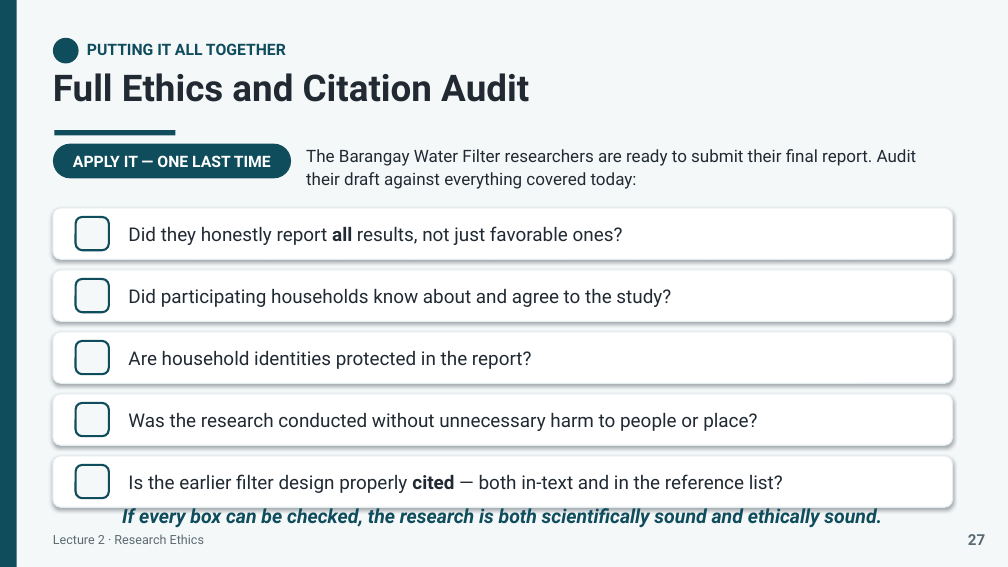
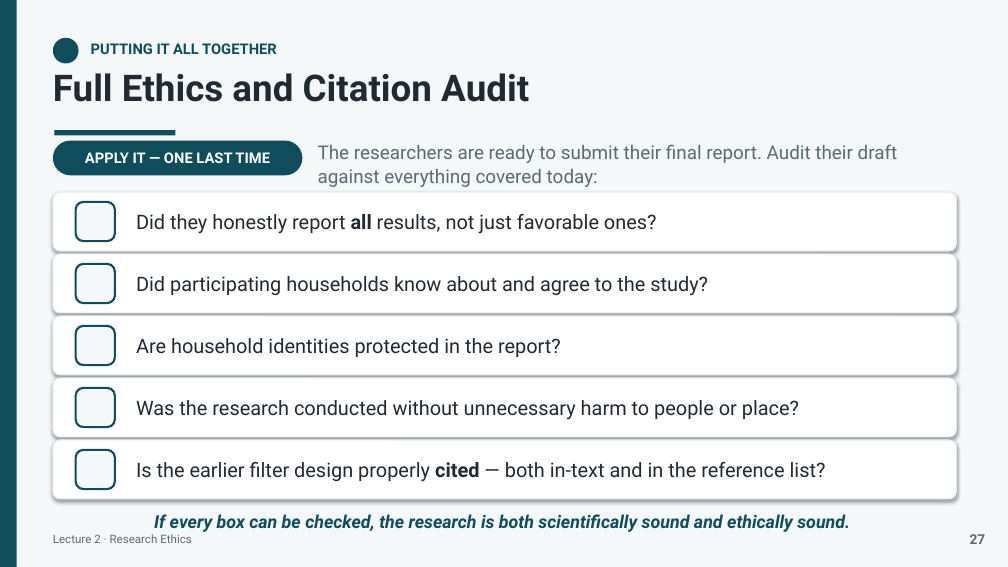
Before and after one commit to lestojas/physics, a slide deck: slide 29 of Lecture2-Research-Ethics.pptx. Drawn at 1008x567 pixels with LibreOffice and Linux fonts; fonts in the diff are those of the drawing. Boxes give left, top, right and bottom in pixels: in the first picture for what was removed or moved away, otherwise in the second. Text is boxed around its words. In the diff, an @@ line names an element or a change of style, - is before the commit and + after.

```diff
--- a/Lecture2-Research-Ethics.pptx
+++ b/Lecture2-Research-Ethics.pptx
@@ text "PUTTING IT ALL TOGETHER" at [91,43,277,54]: size 15 to 14 pt @@
@@ rounded rectangle "APPLY IT — ONE LAST ...": place and size @@
-rounded rectangle "APPLY IT — ONE LAST ..." at [53,144,291,178]
+rounded rectangle "APPLY IT — ONE LAST ..." at [53,141,302,175]
@@ rounded rectangle "APPLY IT — ONE LAST ..." at [53,141,302,175]: size 15 to 14 pt @@
@@ text at [318,144,898,187]: text changed; size 16.2 to 18 pt; text colour #212A33 to #5B6B73 @@
-The Barangay Water Filter researchers are ready to submit their final report. Audit their draft against everything covered today:
+The researchers are ready to submit their final report. Audit their draft against everything covered today:
@@ rounded rectangle: place and size @@
-rounded rectangle at [53,208,953,259]
+rounded rectangle at [53,192,957,251]
@@ rounded rectangle: place and size @@
-rounded rectangle at [76,217,109,250]
+rounded rectangle at [76,202,115,241]
@@ text "Did they honestly report all ...": place and size @@
-text "Did they honestly report all ..." at [128,226,623,245]
+text "Did they honestly report all ..." at [136,214,657,234]
@@ proportions changed in 5 elements at [53,192,957,251], [53,316,957,375], [53,378,957,437], [53,440,957,499], [53,254,957,313] @@
@@ rounded rectangle: place and size @@
-rounded rectangle at [53,270,953,321]
+rounded rectangle at [53,254,957,313]
@@ rounded rectangle: place and size @@
-rounded rectangle at [76,279,109,312]
+rounded rectangle at [76,264,115,303]
@@ size 18 to 19 pt; line spacing 1.05 to 1.04 in 5 elements at [136,214,657,234], [136,338,561,357], [136,400,799,420], [136,462,826,482], [136,276,708,296] @@
@@ text "Did participating households know about ...": place and size @@
-text "Did participating households know about ..." at [128,289,671,307]
+text "Did participating households know about ..." at [136,276,708,296]
@@ rounded rectangle: place and size @@
-rounded rectangle at [53,332,953,383]
+rounded rectangle at [53,316,957,375]
@@ rounded rectangle: place and size @@
-rounded rectangle at [76,341,109,374]
+rounded rectangle at [76,326,115,365]
@@ text "Are household identities protected in ...": place and size @@
-text "Are household identities protected in ..." at [128,351,532,369]
+text "Are household identities protected in ..." at [136,338,561,357]
@@ rounded rectangle: place and size @@
-rounded rectangle at [53,394,953,445]
+rounded rectangle at [53,378,957,437]
@@ rounded rectangle: place and size @@
-rounded rectangle at [76,403,109,436]
+rounded rectangle at [76,388,115,427]
@@ text "Was the research conducted without ...": place and size @@
-text "Was the research conducted without ..." at [128,413,757,431]
+text "Was the research conducted without ..." at [136,400,799,420]
@@ rounded rectangle: place and size @@
-rounded rectangle at [53,456,953,507]
+rounded rectangle at [53,440,957,499]
@@ text "Is the earlier filter design ...": place and size @@
-text "Is the earlier filter design ..." at [128,474,783,493]
+text "Is the earlier filter design ..." at [136,462,826,482]
@@ rounded rectangle: place and size @@
-rounded rectangle at [76,465,109,498]
+rounded rectangle at [76,450,115,489]
@@ text "Lecture 2 · Research Ethics" at [53,534,192,543]: size 12 to 11 pt @@
@@ text "If every box can be ...": place and size @@
-text "If every box can be ..." at [122,505,882,527]
+text "If every box can be ..." at [154,514,850,532]
@@ text "If every box can be ..." at [154,514,850,532]: size 18.6 to 17 pt @@
@@ text "27" at [970,534,986,544]: size 14.4 to 13 pt @@
```
Also in this commit, not shown: 29 other slides changed, 1 other file.
